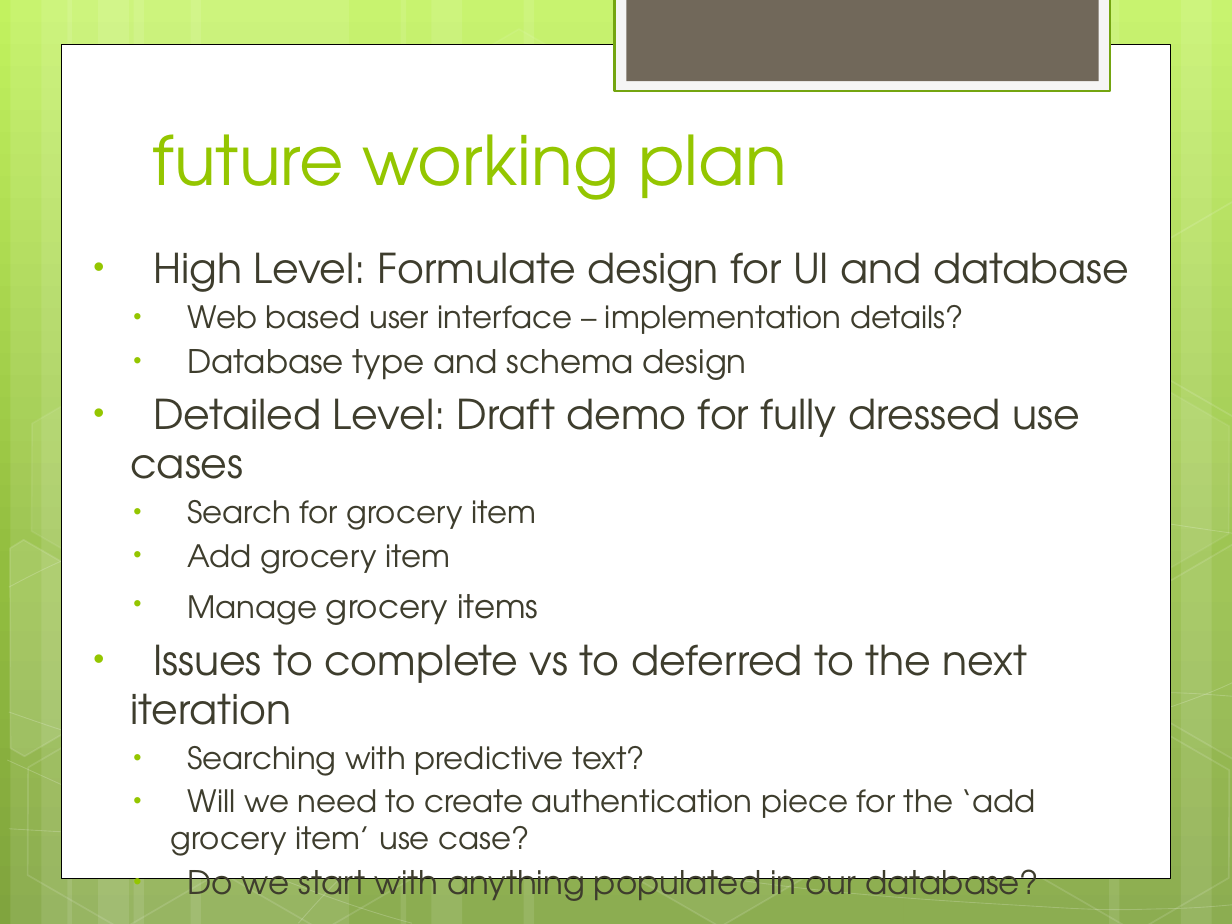
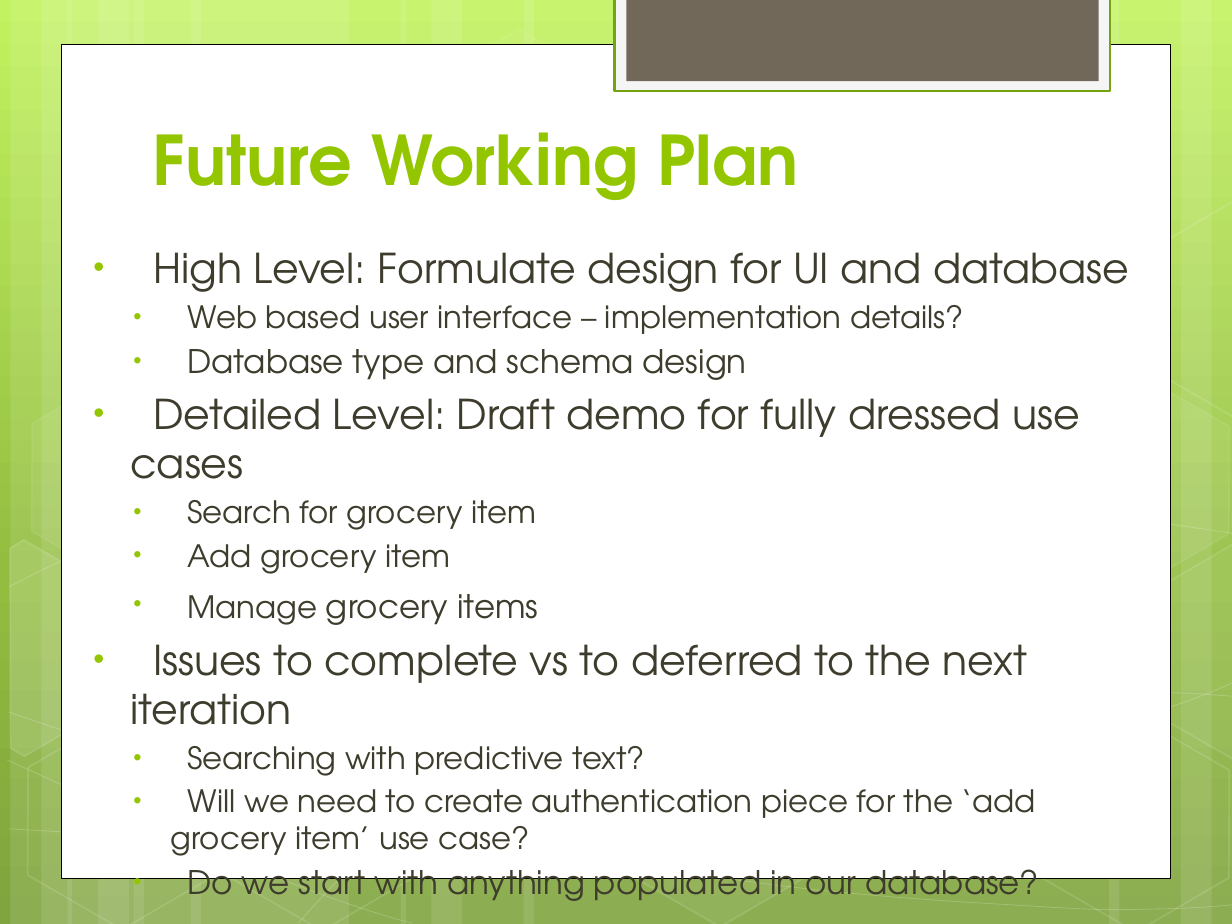
Before and after one commit to suphaphan/CSC440TopDollarDeals, a slide deck: slide 5 of Deliverbles/Inception/Inception_Stage.pptx. Drawn at 1232x924 pixels with LibreOffice and Linux fonts; fonts in the diff are those of the drawing. Boxes give left, top, right and bottom in pixels: in the first picture for what was removed or moved away, otherwise in the second. Text is boxed around its words. In the diff, an @@ line names an element or a change of style, - is before the commit and + after.

```diff
--- a/Deliverbles/Inception/Inception_Stage.pptx
+++ b/Deliverbles/Inception/Inception_Stage.pptx
@@ title at bbox=[153, 132, 798, 200]: text changed; bold on @@
-future working plan
+Future Working Plan
```
Also in this commit, not shown: 3 other slides changed.
